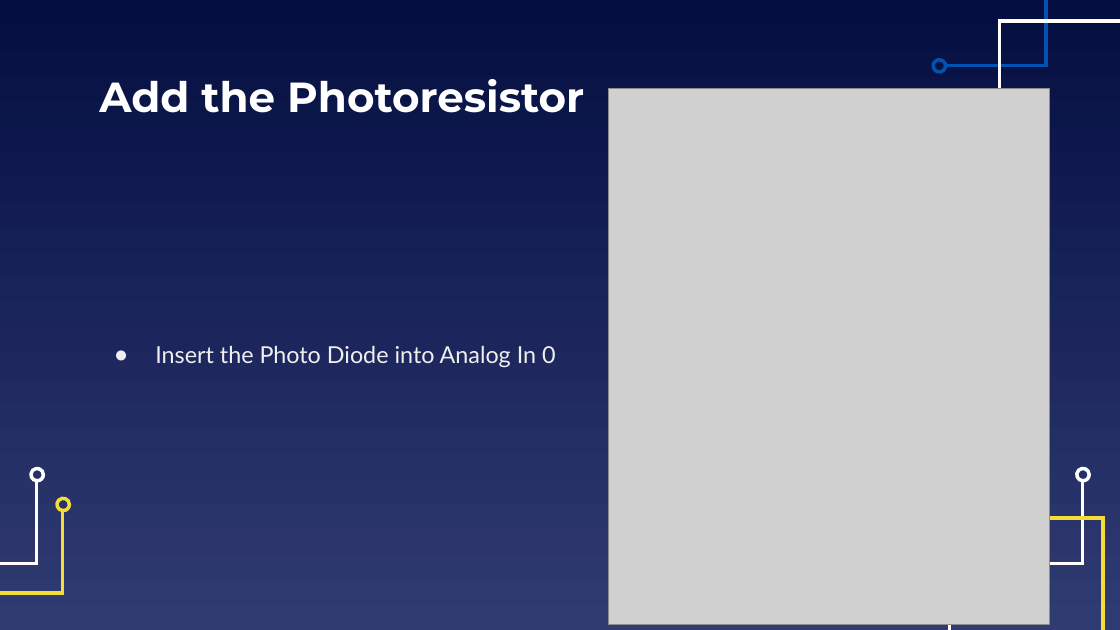
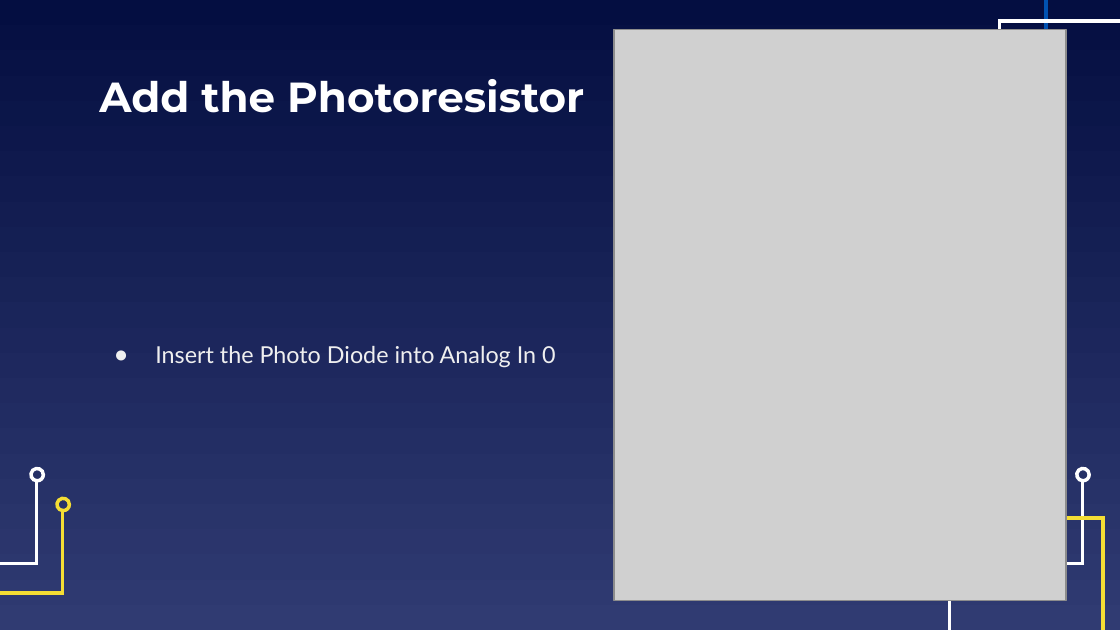
Before and after one commit to EELabMan/Arduino-2-Digital-Analog-Inputs, a slide deck: slide 35 of Arduino Workshop 2 Digital and Analog Inputs.pptx (slide 27 before the commit). Drawn at 1120x630 pixels with LibreOffice and Linux fonts; fonts in the diff are those of the drawing; grey boxes stand for pictures. Boxes give left, top, right and bottom in pixels: in the first picture for what was removed or moved away, otherwise in the second. Text is boxed around its words. In the diff, an @@ line names an element or a change of style, - is before the commit and + after.

```diff
--- a/Arduino Workshop 2 Digital and Analog Inputs.pptx
+++ b/Arduino Workshop 2 Digital and Analog Inputs.pptx
@@ picture resized from (x1=608, y1=88, x2=1049, y2=625) to (x1=614, y1=29, x2=1066, y2=600) @@
@@ freeform shape removed at (x1=933, y1=59, x2=948, y2=74) @@
```
Also in this commit, not shown: 14 other slides changed, 15 slides added, 6 slides removed, 2 other files.
